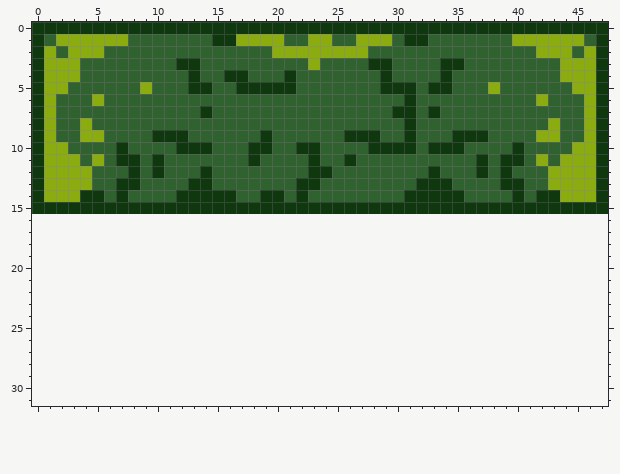
Two states of a pixel-art file, Assets/Sprites/ase files/rock.ase. Above: the version before the commit.
48x16 pixels, 1 frame. The old version is drawn lined up with the new one, on the new canvas.
The result:
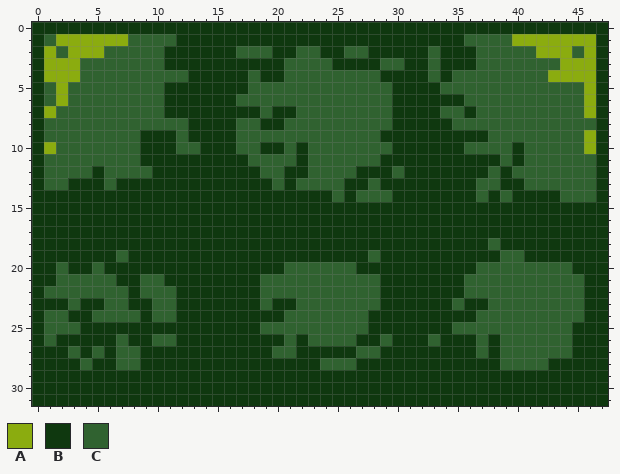
Palette (. is transparent): A #8bac0f  B #0f380f  C #306230
Difference:
canvas 48x16 -> 48x32
Changed rows in their new state; - is an unchanged pixel.
first column x 0:
 1 ------------BBB--BBBBBBBBBBBBBB--BBB----------A-
 2 -----------BBBBBB---BBCCBBCCBBBBB-BBB-----------
 3 -----------B--BBBBBBB--C-BBB-C-BB---B-----------
 4 --------------BB---BBC--------BBB----------A----
 5 -C-------C-BB--BB-CCCC-------C--B-C---C------C--
 6 -CA--C-----BBBBBB-------------B-BBBB------C-----
 7 -----------BBB-BBBB-BB----------B---B-----------
 8 -C--C--------BBBB--BB---------B-BBB--------C--C-
 9 -C--CC---B--CBBBB--C------CCCBB-BBB-------CC----
10 --C----C-BBBCC-BB-C-B--C----CC--B------------C--
11 -CCC-C-CCB-BBBBBBBC---BC--C--BBBBBBBB-BC--C-CCC-
12 -CCCCB--C--BBB-BBBB--BBCC--BBB-BB-BBB------CCCC-
13 -CCBBB---BBBB--BBBBB-BCC--BB-BBB---BB------CCCC-
14 -BBB--B-BBBB-----BB--B-BB-B---B-----B-B--B--CCC-
16 BBBBBBBBBBBBBBBBBBBBBBBBBBBBBBBBBBBBBBBBBBBBBBBB
17 BBBBBBBBBBBBBBBBBBBBBBBBBBBBBBBBBBBBBBBBBBBBBBBB
18 BBBBBBBBBBBBBBBBBBBBBBBBBBBBBBBBBBBBBBCBBBBBBBBB
19 BBBBBBBCBBBBBBBBBBBBBBBBBBBBCBBBBBBBBBBCCBBBBBBB
20 BBCBBCBBBBBBBBBBBBBBBCCCCCCBBBBBBBBBBCCCCCCCCBBB
21 BBCCCCCBBCCBBBBBBBBCCCCCCCCCCBBBBBBBCCCCCCCCCCBB
22 BCCCCCCCBCCCBBBBBBBCCCCCCCCCCBBBBBBBCCCCCCCCCCBB
23 BBBCBBCCBBCCBBBBBBBCBBCCCCCCCBBBBBBCBBCCCCCCCCBB
24 BCCBBCCCCBCCBBBBBBBBBCCCCCCCBBBBBBBBBCCCCCCCCCBB
25 BCCCBBBBBBBBBBBBBBBCCCCCCCCCBBBBBBBCCCCCCCCCCBBB
26 BCBBBBBCBBCCBBBBBBBBBCBCCCCBBCBBBCBBBCBCCCCCCBBB
27 BBBCBCBCCBBBBBBBBBBBCCBBBBBCCBBBBBBBBCBCCCCCCBBB
28 BBBBCBBCCBBBBBBBBBBBBBBBCCCBBBBBBBBBBBBCCCCBBBBB
29 BBBBBBBBBBBBBBBBBBBBBBBBBBBBBBBBBBBBBBBBBBBBBBBB
30 BBBBBBBBBBBBBBBBBBBBBBBBBBBBBBBBBBBBBBBBBBBBBBBB
31 BBBBBBBBBBBBBBBBBBBBBBBBBBBBBBBBBBBBBBBBBBBBBBBB
